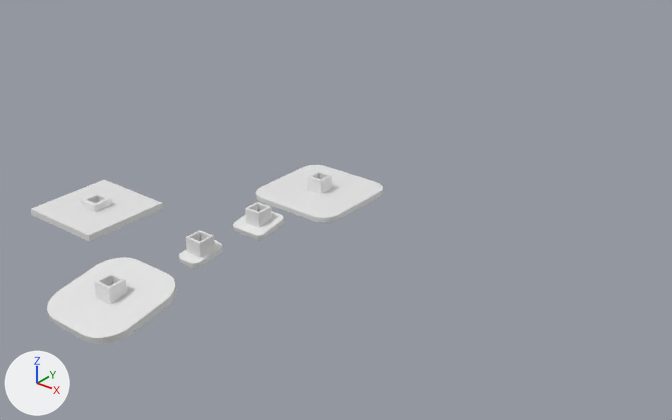
Two versions of the Blender file Assets/Blender/rod holder.blend, one commit apart.
The view is the same before and after, from a 50 mm lens placed at (0.431, -0.388, 0.31), pointed at (-0.003, 0.155, -0.026). The lights are fixed; the arrows at lower left show +X, +Y and +Z. The older version comes first.
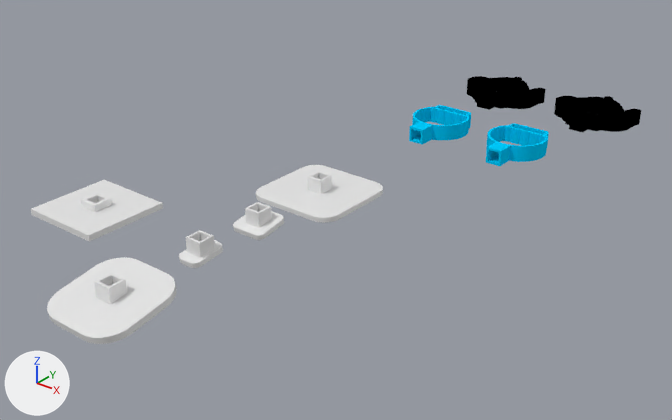
ob_cube_013 is not drawn itself; it is the parent of ob_cube_014 and it is used by a modifier of ob_path2.
ob_cube_014 is not drawn itself; it is used by a modifier of ob_path2.
ob_cube_015 is not drawn itself; it is the parent of ob_cube_016 and it is used by a modifier of ob_curve.
ob_cube_016 is not drawn itself; it is used by a modifier of ob_curve.

What changed in the scene script:
```text
Add ob_curve_001:
    ob_curve_001 = bpy.data.objects.new('Curve.001', me_curve_001)  # 2390 vertices, 3497 faces; spans x -0.0723..0.0722, y -0.0762..0.0573, z 0.0..0.0259; in mat_svgmat_002 (black #000000)
    ob_curve_001.location = (0.0989, 0.4236, 0.0)
    ob_curve_001.scale = (0.54, 0.54, 0.54)
Add ob_curve:
    ob_curve = bpy.data.objects.new('Curve', me_curve)  # 2676 vertices, 4034 faces; spans x -0.0723..0.0723, y -0.0573..0.0573, z 0.0..0.0259; in mat_svgmat_002 (black #000000); modifiers BOOLEAN, BOOLEAN
    ob_curve.location = (0.0, 0.4236, 0.0)
    ob_curve.scale = (0.54, 0.54, 0.54)
Add ob_cube_015:
    ob_cube_015 = bpy.data.objects.new('Cube.015', me_cube_022)  # a box spanning x -1.0..1.0, y -1.14..1.14, z -0.88..0.88
    ob_cube_015.parent = ob_path2
    ob_cube_015.location = (0.0, 0.39, 0.007)
    ob_cube_015.scale = (0.007, 0.007, 0.008)
Add ob_path2:
    ob_path2 = bpy.data.objects.new('path2', me_path2)  # 970 vertices, 1459 faces; spans x -0.0126..0.0134, y -0.0193..0.0064, z -0.0017..0.0017; in mat_svgmat_001 (cyan #00ccff); modifiers BOOLEAN, BOOLEAN
    ob_path2.location = (-0.0008, 0.3182, 0.007)
    ob_path2.scale = (2.0, 2.0, 4.19)
Add ob_cube_014:
    ob_cube_014 = bpy.data.objects.new('Cube.014', me_cube_012.copy())  # the mesh of ob_cube_011
    ob_cube_014.parent = ob_cube_013
    ob_cube_014.location = (0.0, 0.257, 0.007)
    ob_cube_014.rotation_euler = (-1.571, 0.0, 0.0)  # degrees (-90, 0, 0)
    ob_cube_014.scale = (0.005, 0.005, 0.0238)
Add ob_cube_013:
    ob_cube_013 = bpy.data.objects.new('Cube.013', me_cube_022.copy())
    ob_cube_013.parent = ob_path2
    ob_cube_013.location = (0.0, 0.273, 0.007)
    ob_cube_013.scale = (0.007, 0.007, 0.008)
Add ob_cube_016:
    ob_cube_016 = bpy.data.objects.new('Cube.016', me_cube_012.copy())  # the mesh of ob_cube_011
    ob_cube_016.parent = ob_cube_015
    ob_cube_016.location = (0.0, 0.257, 0.007)
    ob_cube_016.rotation_euler = (-1.571, 0.0, 0.0)  # degrees (-90, 0, 0)
    ob_cube_016.scale = (0.005, 0.005, 0.0238)
Add ob_path2_001:
    ob_path2_001 = bpy.data.objects.new('path2.001', me_path2_003)  # 770 vertices, 1160 faces; spans x -0.0126..0.0134, y -0.0266..0.0064, z -0.0017..0.0017; in mat_svgmat_001 (cyan #00ccff)
    ob_path2_001.location = (0.0783, 0.3182, 0.007)
    ob_path2_001.scale = (2.0, 2.0, 4.19)
```

Boxes [x1, y1, x2, y2] around the edits, measured in the pictures (672 x 420 px):
'Curve.001', added (black)
    after: [554, 96, 641, 132]
'path2.001', added (cyan)
    after: [486, 123, 549, 166]
'Curve', added (black)
    after: [467, 76, 545, 110]
'path2', added (cyan)
    after: [409, 105, 471, 145]
